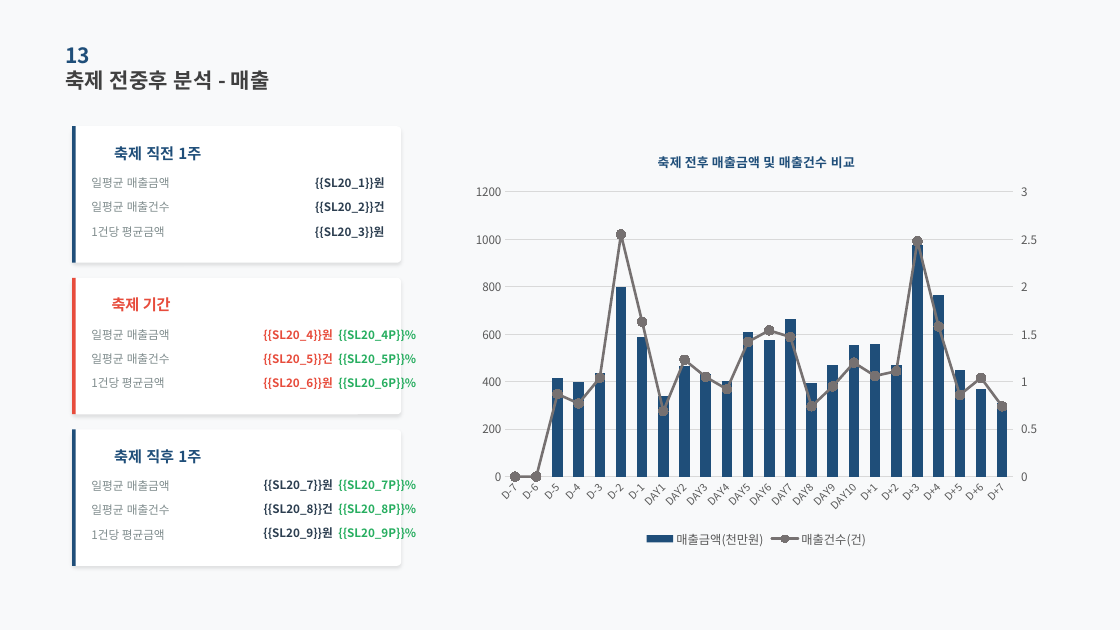
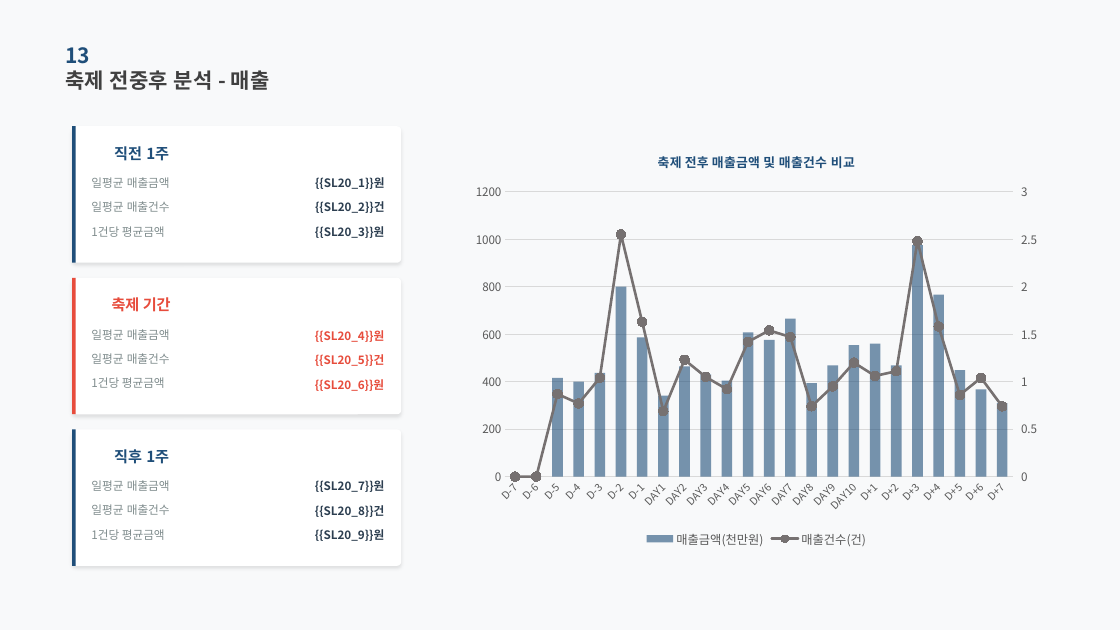
Before and after one commit to roddms/auto-report, a slide deck: slide 1 of template/test.pptx. Drawn at 1120x630 pixels with LibreOffice and Linux fonts; fonts in the diff are those of the drawing; background and template pictures are left out. Boxes give left, top, right and bottom in pixels: in the first picture for what was removed or moved away, otherwise in the second. Text is boxed around its words. In the diff, an @@ line names an element or a change of style, - is before the commit and + after.

```diff
--- a/template/test.pptx
+++ b/template/test.pptx
@@ text at box(114, 146, 169, 161): text changed @@
-축제 직전 1주
+직전 1주
@@ column chart at box(465, 135, 1049, 551) @@
@@ colour of 매출금액(천만원) #1F4E79 to #1F4E79 at 60% opacity @@
@@ colours of single points changed @@
@@ text removed at box(338, 329, 416, 341) @@
-{{SL20_4P}}%
@@ text removed at box(338, 353, 416, 365) @@
-{{SL20_5P}}%
@@ text removed at box(338, 377, 416, 389) @@
-{{SL20_6P}}%
@@ text at box(114, 449, 169, 464): text changed @@
-축제 직후 1주
+직후 1주
@@ text removed at box(338, 479, 416, 491) @@
-{{SL20_7P}}%
@@ text removed at box(338, 503, 416, 515) @@
-{{SL20_8P}}%
@@ 6 texts: place and size @@
-6 texts at box(263, 329, 333, 539)
+6 texts at box(315, 330, 384, 541)
@@ text removed at box(338, 527, 416, 539) @@
-{{SL20_9P}}%
```
Also in this commit, not shown: 1 other slide changed, 15 other files.
